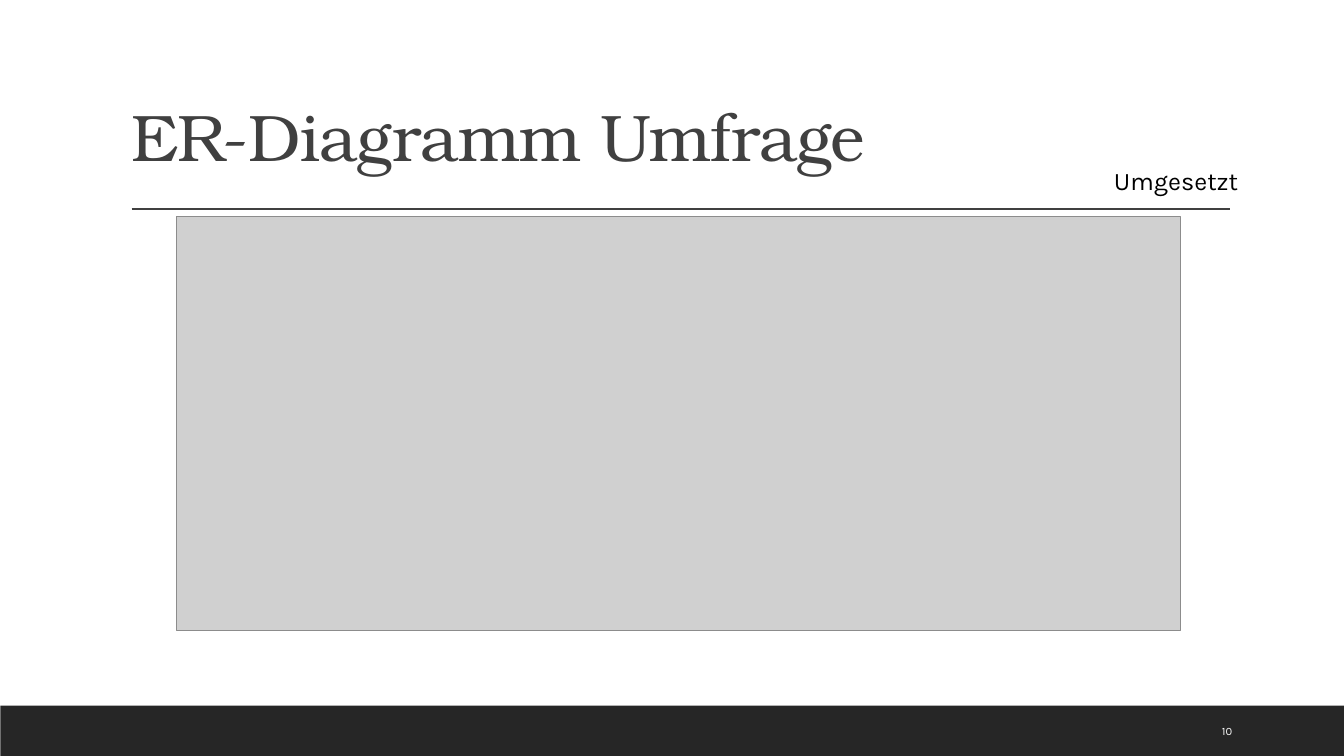
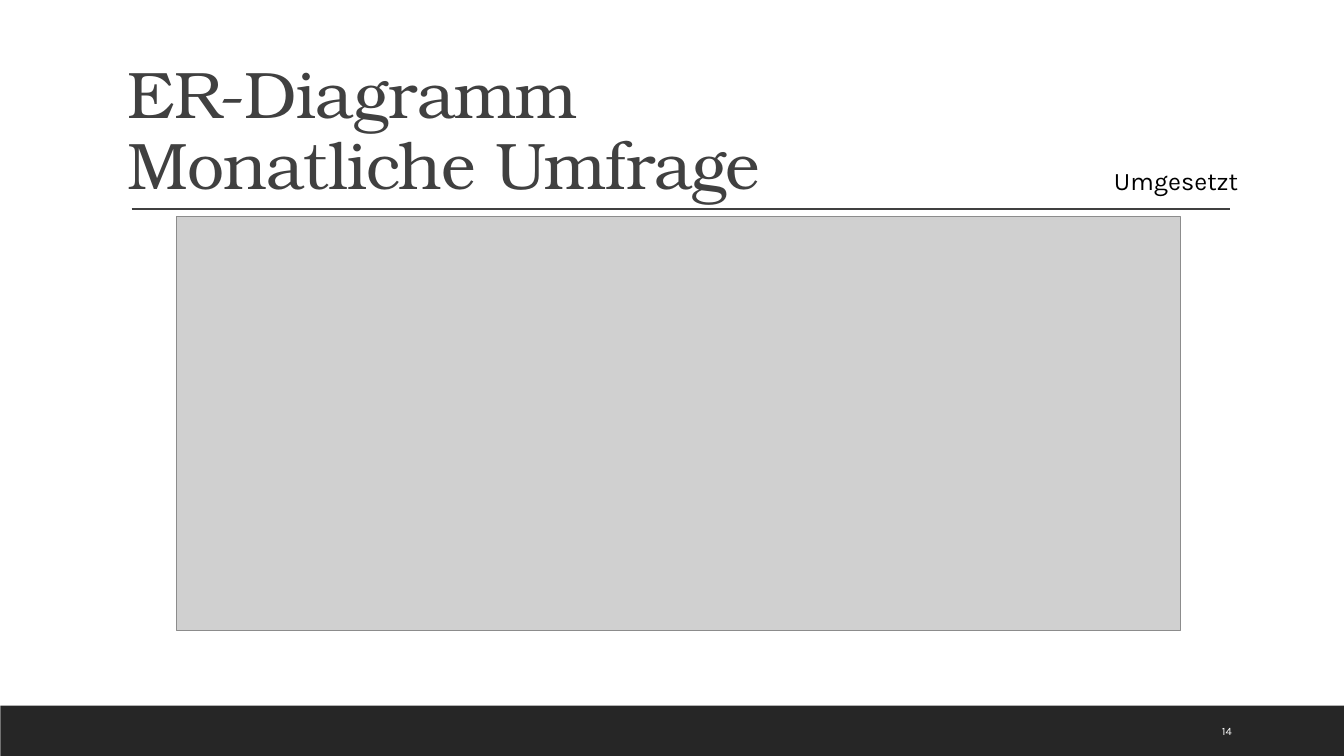
Before and after one commit to Kplacken/EPWS2020SerttasPlackenhohn, a slide deck: slide 14 of Audits/Audit 4/WS2020_SerttasPlackenhohn_Audit4.pptx (slide 10 before the commit). Drawn at 1344x756 pixels with LibreOffice and Linux fonts; fonts in the diff are those of the drawing; grey boxes stand for pictures. Boxes give left, top, right and bottom in pixels: in the first picture for what was removed or moved away, otherwise in the second. Text is boxed around its words. In the diff, an @@ line names an element or a change of style, - is before the commit and + after.

```diff
--- a/Audits/Audit 4/WS2020_SerttasPlackenhohn_Audit4.pptx
+++ b/Audits/Audit 4/WS2020_SerttasPlackenhohn_Audit4.pptx
@@ title at bbox=[128, 72, 759, 205]: text changed @@
-ER-Diagramm Umfrage
+ER-Diagramm
+Monatliche Umfrage
@@ page number at bbox=[1222, 728, 1232, 735]: text changed @@
-10
+14
```
Also in this commit, not shown: 6 other slides changed, 10 slides added, 6 other files.
